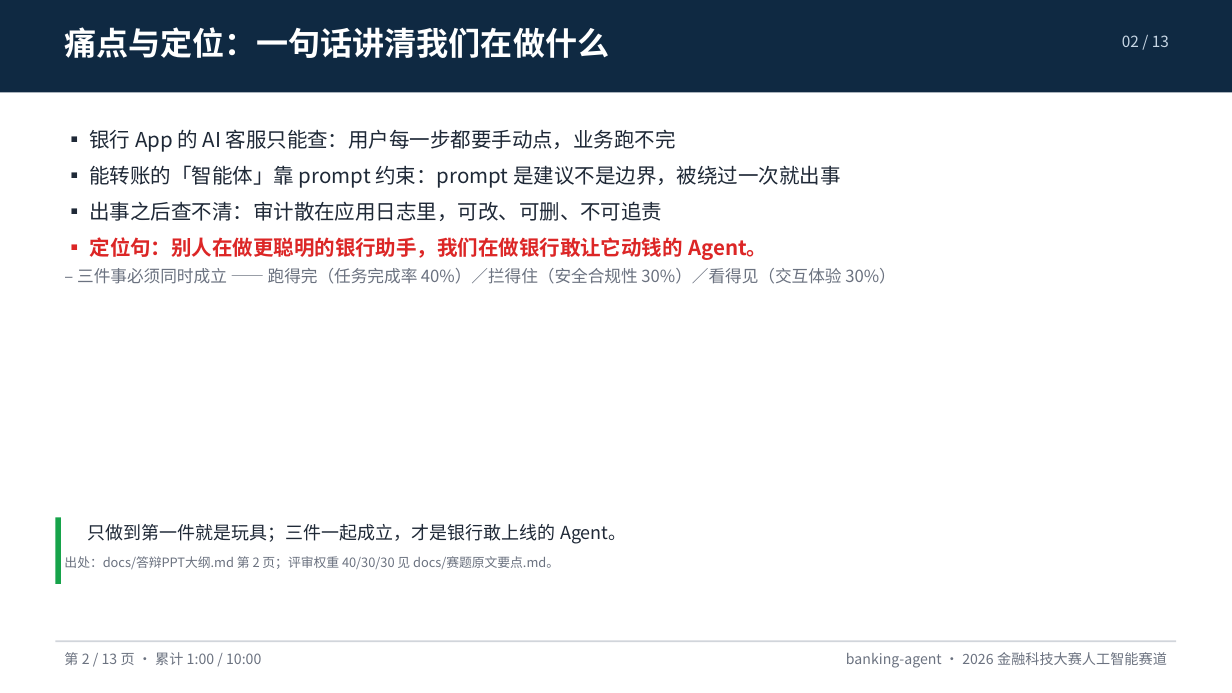
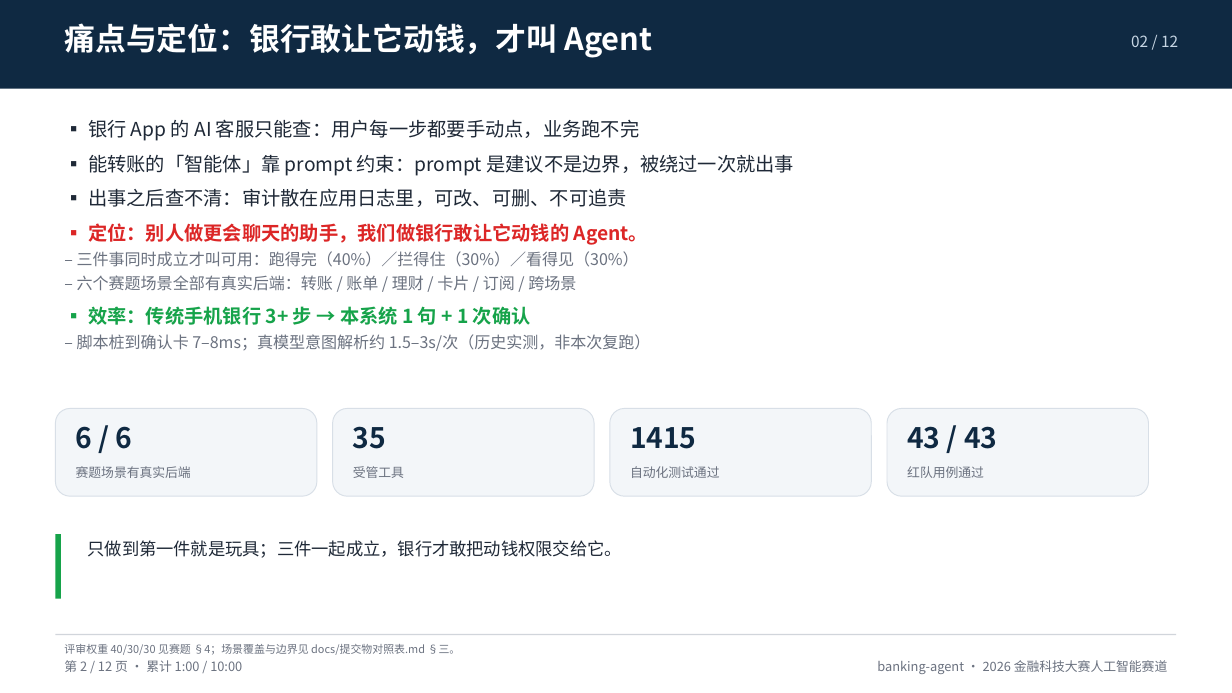
Before and after one commit to peng6yu/banking-agent, a slide deck: slide 2 of docs/交付/答辩PPT.pptx. Drawn at 1232x693 pixels with LibreOffice and Linux fonts; fonts in the diff are those of the drawing. Boxes give left, top, right and bottom in pixels: in the first picture for what was removed or moved away, otherwise in the second. Text is boxed around its words. In the diff, an @@ line names an element or a change of style, - is before the commit and + after.

Commit message:
feat(packaging): 答辩包装轮——PPT 12 页 / 6 图、README 首屏、效率表与演示加演
- PPT 重剪为 12 页 / 累计 9:50 / 6 张嵌入图片（5 个文件），新增「六个场景」
  「跨场景生日持久计划」「订阅/适当性/接管」三页；build_ppt.py 重写为
  split/cols/chips 版式，图片等比适配
- README 首屏加决策剧场大图 + 评委 3 分钟路径 + 「一句话 vs 传统 3+ 步」效率表
- 新增 scripts/measure_latency.py 与 make latency：
  脚本桩到确认卡 7–8ms、确认后出账 3.6ms（可复跑）
- 比赛演示方案新增 90 秒加演（生日计划/适当性拒售/人工接管）；
  修正 AA 拆分、场景 6 持久化、日累计阈值、test_handoff 条数等过时口径

```diff
--- a/docs/交付/答辩PPT.pptx
+++ b/docs/交付/答辩PPT.pptx
@@ text at [64, 23, 652, 58]: text changed; size 25 to 24 pt @@
-痛点与定位：一句话讲清我们在做什么
+痛点与定位：银行敢让它动钱，才叫 Agent
@@ text at [1131, 35, 1178, 47]: text changed @@
-02 / 13
+02 / 12
@@ text "▪ 银行 App 的 AI ...": place and size @@
-text "▪ 银行 App 的 AI ..." at [77, 129, 895, 284]
+text "▪ 银行 App 的 AI ..." at [77, 119, 794, 351]
@@ text at [88, 119, 794, 207]: size 16 to 15 pt in "▪ 银行 App 的 AI 客服只能查：用户每一步都要手动点，业务跑不完", "▪ 能转账的「智能体」靠 prompt 约束：prompt 是建议不是边界，被绕过一次就出事", "▪ 出事之后查不清：审计散在应用日志里，可改、可删、不可追责" @@
@@ text at [77, 223, 651, 351]: text changed; size 13 to 12.5 pt @@
-▪ 定位句：别人在做更聪明的银行助手，我们在做银行敢让它动钱的 Agent。
-– 三件事必须同时成立 —— 跑得完（任务完成率 40%）／拦得住（安全合规性 30%）／看得见（交互体验 30%）
+▪ 定位：别人做更会聊天的助手，我们做银行敢让它动钱的 Agent。
+– 三件事同时成立才叫可用：跑得完（40%）／拦得住（30%）／看得见（30%）
+– 六个赛题场景全部有真实后端：转账 / 账单 / 理财 / 卡片 / 订阅 / 跨场景
+▪ 效率：传统手机银行 3+ 步 → 本系统 1 句 + 1 次确认
+– 脚本桩到确认卡 7–8ms；真模型意图解析约 1.5–3s/次（历史实测，非本次复跑）
@@ rounded rectangle added at [55, 409, 317, 496], fill #F3F6F9, outline #D8DFE7 0.75 pt @@
@@ rounded rectangle added at [333, 409, 594, 496], fill #F3F6F9, outline #D8DFE7 0.75 pt @@
@@ rounded rectangle added at [610, 409, 872, 496], fill #F3F6F9, outline #D8DFE7 0.75 pt @@
@@ rounded rectangle added at [887, 409, 1149, 496], fill #F3F6F9, outline #D8DFE7 0.75 pt @@
@@ text added at [76, 426, 133, 449], 22 pt, text #0F2942, bold @@
+6 / 6
@@ text added at [353, 426, 386, 449], 22 pt, text #0F2942, bold @@
+35
@@ text added at [630, 427, 697, 449], 22 pt, text #0F2942, bold @@
+1415
@@ text added at [907, 426, 997, 449], 22 pt, text #0F2942, bold @@
+43 / 43
@@ text added at [76, 466, 191, 478], 10 pt, text #6B7280 @@
+赛题场景有真实后端
@@ text added at [353, 466, 404, 478], 10 pt, text #6B7280 @@
+受管工具
@@ text added at [630, 466, 720, 478], 10 pt, text #6B7280 @@
+自动化测试通过
@@ text added at [907, 466, 984, 478], 10 pt, text #6B7280 @@
+红队用例通过
@@ rectangle: place and size @@
-rectangle at [55, 518, 61, 584]
+rectangle at [55, 534, 61, 599]
@@ text at [88, 540, 622, 558]: text changed; size 14 to 13.5 pt @@
-只做到第一件就是玩具；三件一起成立，才是银行敢上线的 Agent。
+只做到第一件就是玩具；三件一起成立，银行才敢把动钱权限交给它。
@@ rectangle: place and size @@
-rectangle at [55, 640, 1177, 642]
+rectangle at [55, 634, 1177, 635]
@@ text at [64, 644, 461, 655]: text changed; size 10 to 8.5 pt @@
-出处：docs/答辩PPT大纲.md 第 2 页；评审权重 40/30/30 见 docs/赛题原文要点.md。
+评审权重 40/30/30 见赛题 §4；场景覆盖与边界见 docs/提交物对照表.md §三。
@@ text "banking-agent · 2026 金融科技大赛人工智能赛道": place and size @@
-text "banking-agent · 2026 金融科技大赛人工智能赛道" at [846, 652, 1167, 668]
+text "banking-agent · 2026 金融科技大赛人工智能赛道" at [877, 660, 1168, 674]
@@ text "banking-agent · 2026 金融科技大赛人工智能赛道" at [877, 660, 1168, 674]: size 11 to 10 pt @@
@@ text at [64, 660, 242, 672]: text changed; size 11 to 10 pt @@
-第 2 / 13 页 · 累计 1:00 / 10:00
+第 2 / 12 页 · 累计 1:00 / 10:00
```
Also in this commit, not shown: 3 other slides changed, 8 slides added, 9 slides removed, 11 other files.
